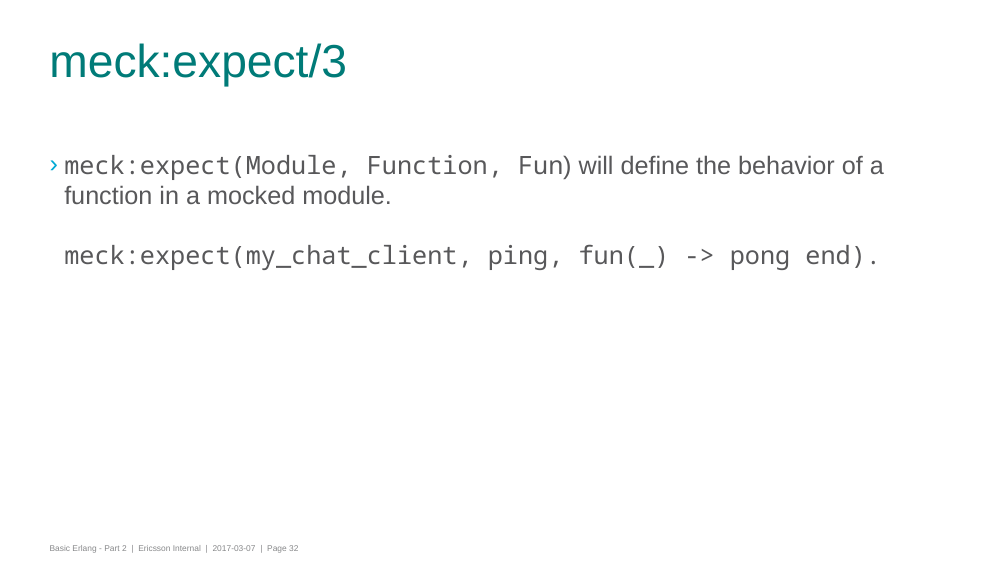
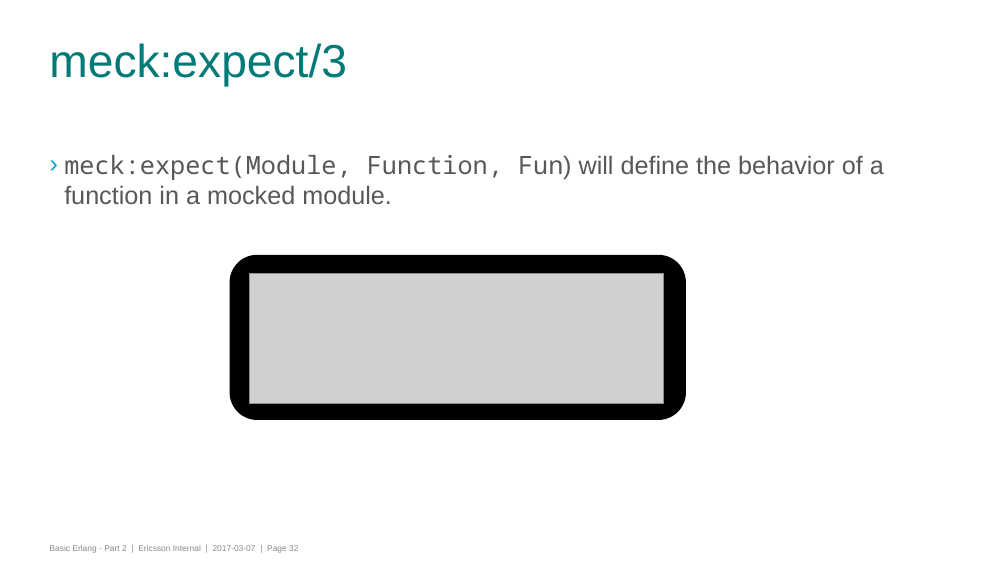
Before and after one commit to gwaerondor/unit_testing_in_erlang, a slide deck: slide 32 of basic_erlang_4/presentation/erlang_part_4_testing.pptx. Drawn at 1008x567 pixels with LibreOffice and Linux fonts; fonts in the diff are those of the drawing; grey boxes stand for pictures; background and template pictures are left out. Boxes give left, top, right and bottom in pixels: in the first picture for what was removed or moved away, otherwise in the second. Text is boxed around its words. In the diff, an @@ line names an element or a change of style, - is before the commit and + after.

Commit message:
Updates presentation and tests with meck stuff

```diff
--- a/basic_erlang_4/presentation/erlang_part_4_testing.pptx
+++ b/basic_erlang_4/presentation/erlang_part_4_testing.pptx
@@ text at [64,155,884,204]: text changed; font Noto Sans Mono to Arial @@
-› meck:expect(Module, Function, Fun) will define the behavior of a function in a mocked module.
-  meck:expect(my_chat_client, ping, fun(_) -> pong end).
+› meck:expect(Module, Function, Fun) will define the behavior of a function in a mocked module.
@@ rounded rectangle added at [230,255,687,420], fill #000000 @@
@@ picture added at [250,273,664,403] @@
```
Also in this commit, not shown: 1 other slide changed, 2 slides added, 4 other files.
